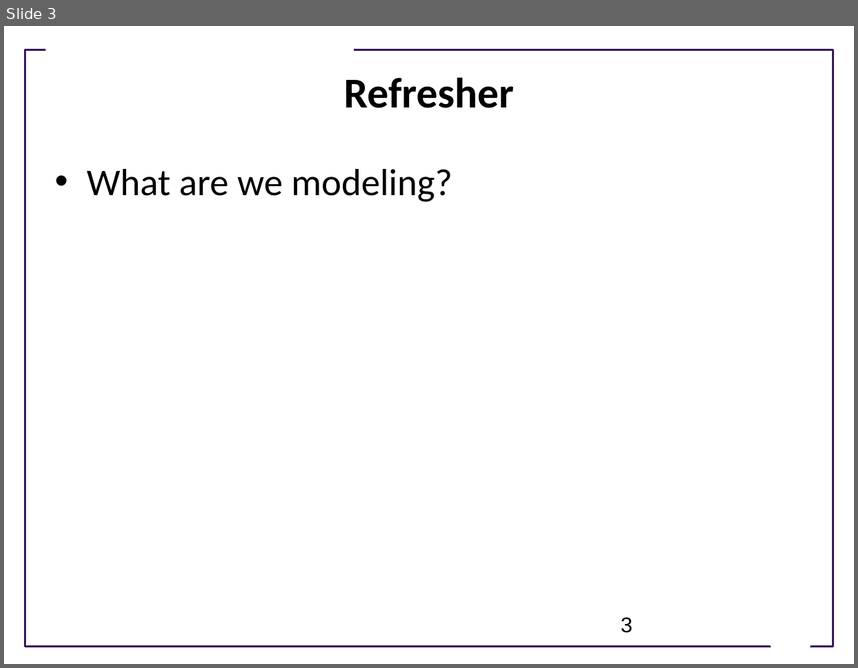
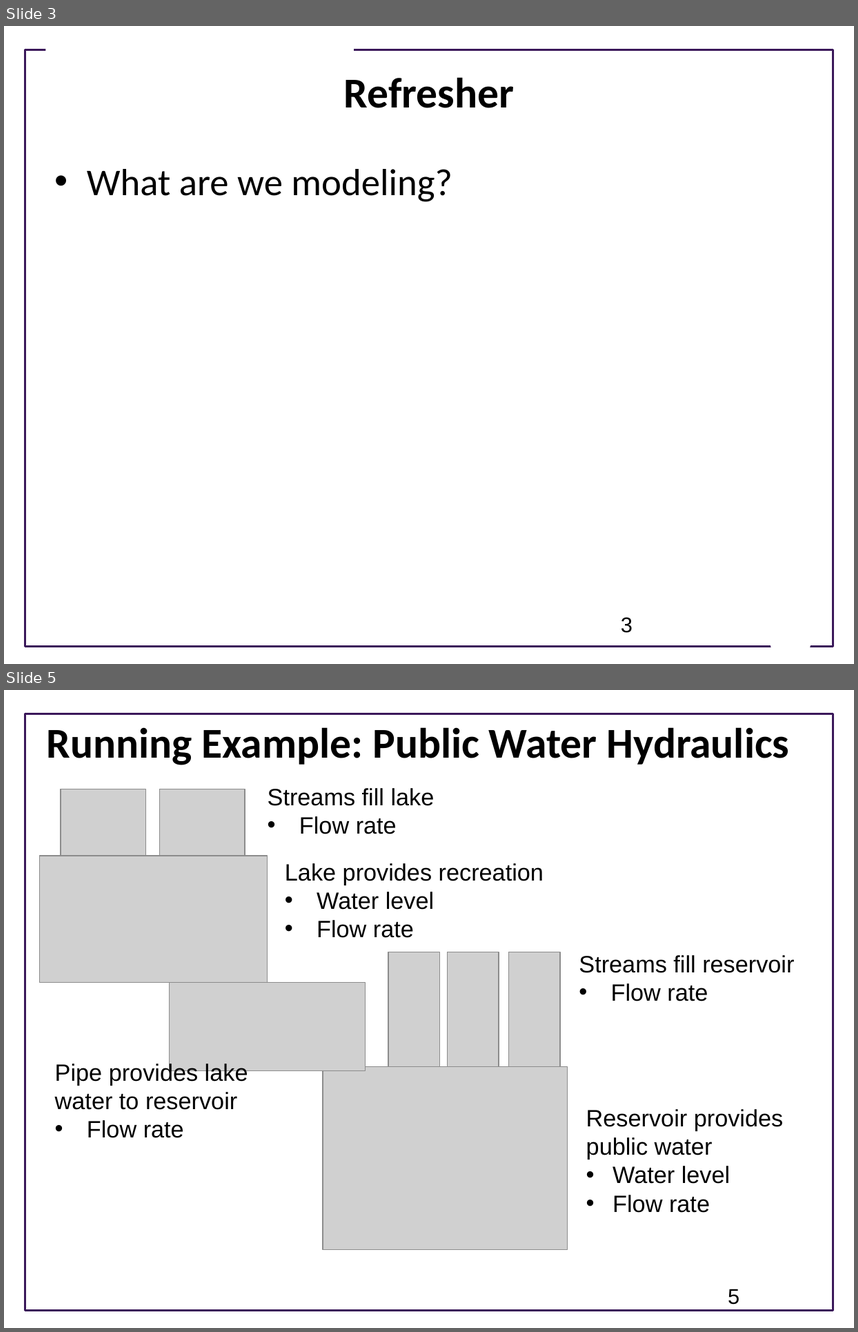
Before and after one commit to ModelEngineering/advancing-biomedical-models, a slide deck: Lectures/CSE 599V Lecture 2- Modeling Essentials.pptx. Shown one above the other, each under a label of ours: slide 3 before the commit, slides 3 and 5 after it; the slides between them are not shown. The pictures are 858x668 and 858x1332 pixels, drawn with LibreOffice and Linux fonts; fonts in the diff are those of the drawing; grey boxes stand for pictures; background and template pictures are left out. Boxes give left, top, right and bottom in pixels: in the first picture for what was removed or moved away, otherwise in the second. Text is boxed around its words. In the diff, an @@ line names an element or a change of style, - is before the commit and + after.

```diff
--- a/Lectures/CSE 599V Lecture 2- Modeling Essentials.pptx
+++ b/Lectures/CSE 599V Lecture 2- Modeling Essentials.pptx
@@ slide 5 added at <box>4,690,854,1328</box>, background #FFFFFF; not listed: 1 template element that a slide beside it also shows @@
@@ title added at <box>47,727,790,765</box>, 36 pt, text #000000, bold @@
+Running Example: Public Water Hydraulics
@@ picture added at <box>61,789,146,856</box> @@
@@ picture added at <box>159,789,245,856</box> @@
@@ text added at <box>268,788,435,834</box>, 20 pt, text #000000 @@
+Streams fill lake
+• Flow rate
@@ picture added at <box>40,856,268,983</box> @@
@@ text added at <box>285,863,544,938</box>, 20 pt, text #000000 @@
+Lake provides recreation
+• Water level
+• Flow rate
@@ picture added at <box>388,952,439,1067</box> @@
@@ picture added at <box>447,952,498,1067</box> @@
@@ picture added at <box>509,952,560,1067</box> @@
@@ text added at <box>579,955,794,1001</box>, 20 pt, text #000000 @@
+Streams fill reservoir
+• Flow rate
@@ picture added at <box>169,983,366,1071</box> @@
@@ text added at <box>55,1062,248,1138</box>, 20 pt, text #000000 @@
+Pipe provides lake water to reservoir
+• Flow rate
@@ picture added at <box>323,1067,568,1250</box> @@
@@ text added at <box>586,1109,783,1212</box>, 20 pt, text #000000 @@
+Reservoir provides public water
+• Water level
+• Flow rate
@@ page number added at <box>728,1288,740,1304</box>, 18 pt, text #000000 @@
+5
```
Also in this commit, not shown: 3 other slides added, 1 slide removed, 1 other file.
